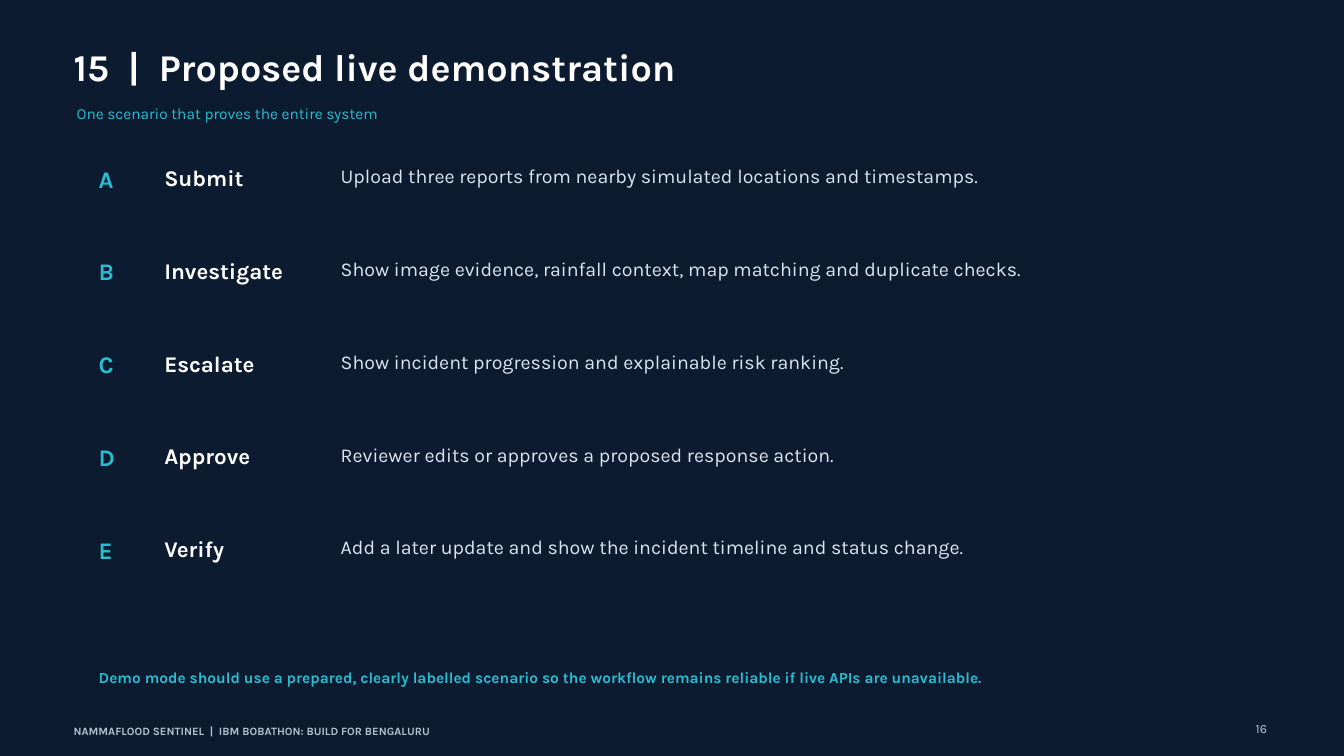
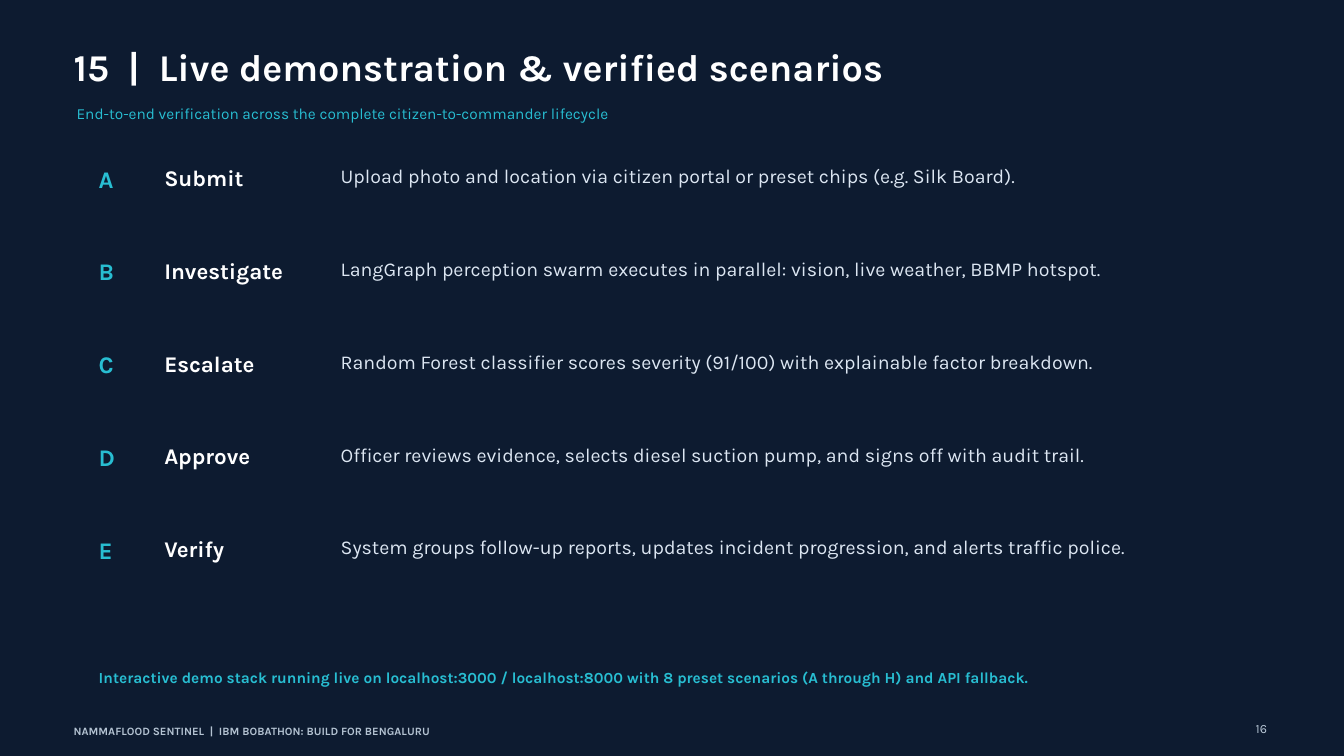
Before and after one commit to vasudev1876961/NammaFlood-Sentinel, a slide deck: slide 16 of artifacts/demo/NammaFlood_Sentinel_IBM_Bobathon_Submission.pptx. Drawn at 1344x756 pixels with LibreOffice and Linux fonts; fonts in the diff are those of the drawing. Boxes give left, top, right and bottom in pixels: in the first picture for what was removed or moved away, otherwise in the second. Text is boxed around its words. In the diff, an @@ line names an element or a change of style, - is before the commit and + after.

```diff
--- a/artifacts/demo/NammaFlood_Sentinel_IBM_Bobathon_Submission.pptx
+++ b/artifacts/demo/NammaFlood_Sentinel_IBM_Bobathon_Submission.pptx
@@ text at bbox=[74, 54, 883, 82]: text changed @@
-15 | Proposed live demonstration
+15 | Live demonstration & verified scenarios
@@ text at bbox=[77, 108, 608, 123]: text changed @@
-One scenario that proves the entire system
+End-to-end verification across the complete citizen-to-commander lifecycle
@@ text at bbox=[341, 169, 1015, 188]: text changed @@
-Upload three reports from nearby simulated locations and timestamps.
+Upload photo and location via citizen portal or preset chips (e.g. Silk Board).
@@ text at bbox=[341, 262, 1100, 281]: text changed @@
-Show image evidence, rainfall context, map matching and duplicate checks.
+LangGraph perception swarm executes in parallel: vision, live weather, BBMP hotspot.
@@ text at bbox=[341, 354, 1093, 374]: text changed @@
-Show incident progression and explainable risk ranking.
+Random Forest classifier scores severity (91/100) with explainable factor breakdown.
@@ text at bbox=[341, 448, 1084, 467]: text changed @@
-Reviewer edits or approves a proposed response action.
+Officer reviews evidence, selects diesel suction pump, and signs off with audit trail.
@@ text at bbox=[341, 540, 1124, 559]: text changed @@
-Add a later update and show the incident timeline and status change.
+System groups follow-up reports, updates incident progression, and alerts traffic police.
@@ text at bbox=[99, 671, 1028, 687]: text changed @@
-Demo mode should use a prepared, clearly labelled scenario so the workflow remains reliable if live APIs are unavailable.
+Interactive demo stack running live on localhost:3000 / localhost:8000 with 8 preset scenarios (A through H) and API fallback.
```
Also in this commit, not shown: 12 other slides changed.
